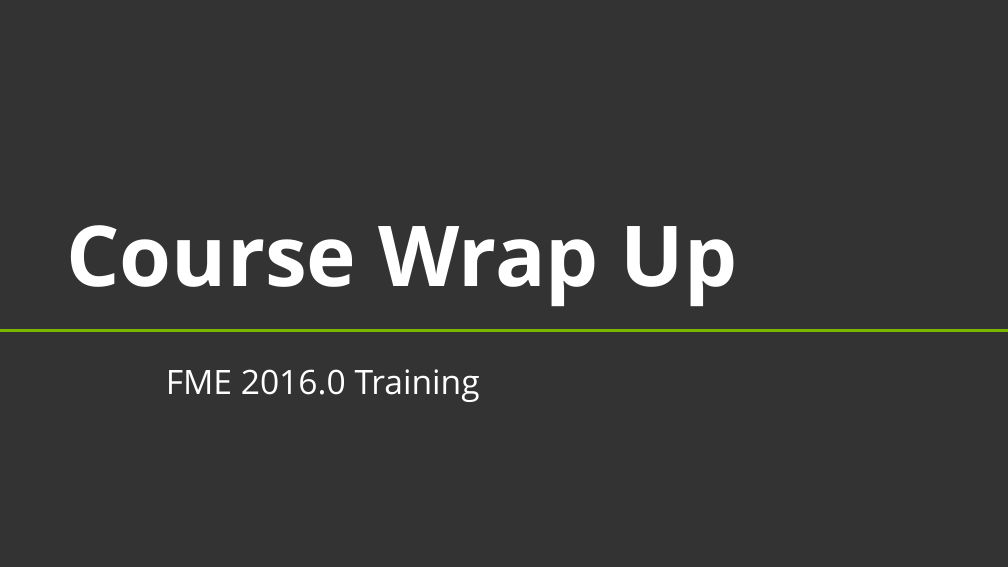
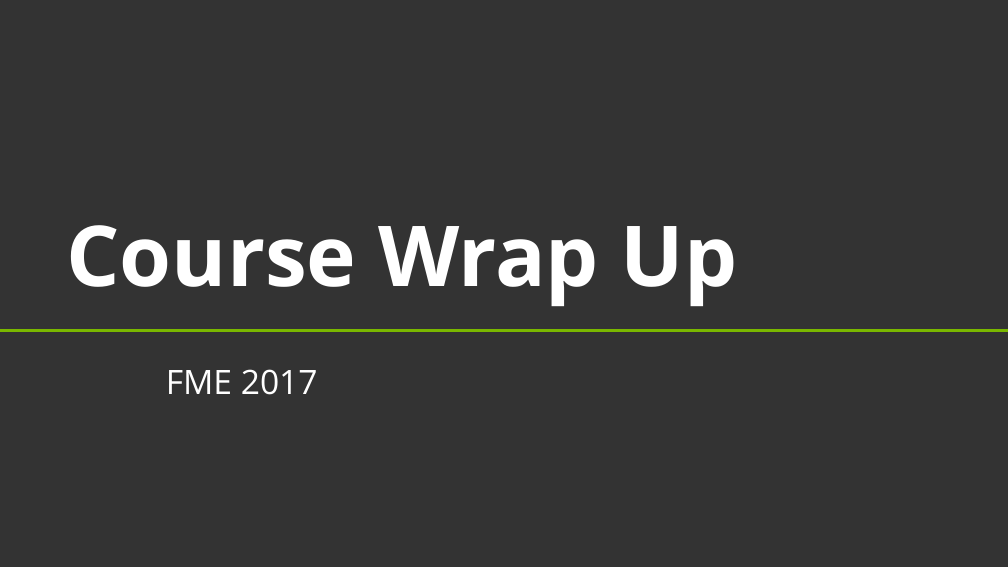
Before and after one commit to safesoftware/FMETraining, a slide deck: slide 1 of DesktopBasic6WrapUp/CourseWrapUp.pptx. Drawn at 1008x567 pixels with LibreOffice and Linux fonts; fonts in the diff are those of the drawing; background and template pictures are left out. Boxes give left, top, right and bottom in pixels: in the first picture for what was removed or moved away, otherwise in the second. Text is boxed around its words. In the diff, an @@ line names an element or a change of style, - is before the commit and + after.

Commit message:
2017 ppt fixes. Added course outlines. Updated WhatsNew

```diff
--- a/DesktopBasic6WrapUp/CourseWrapUp.pptx
+++ b/DesktopBasic6WrapUp/CourseWrapUp.pptx
@@ subtitle at (166, 369, 318, 395): text changed @@
-FME 2016.0 Training
+FME 2017
```
Also in this commit, not shown: 1 other slide changed, 10 other files.
